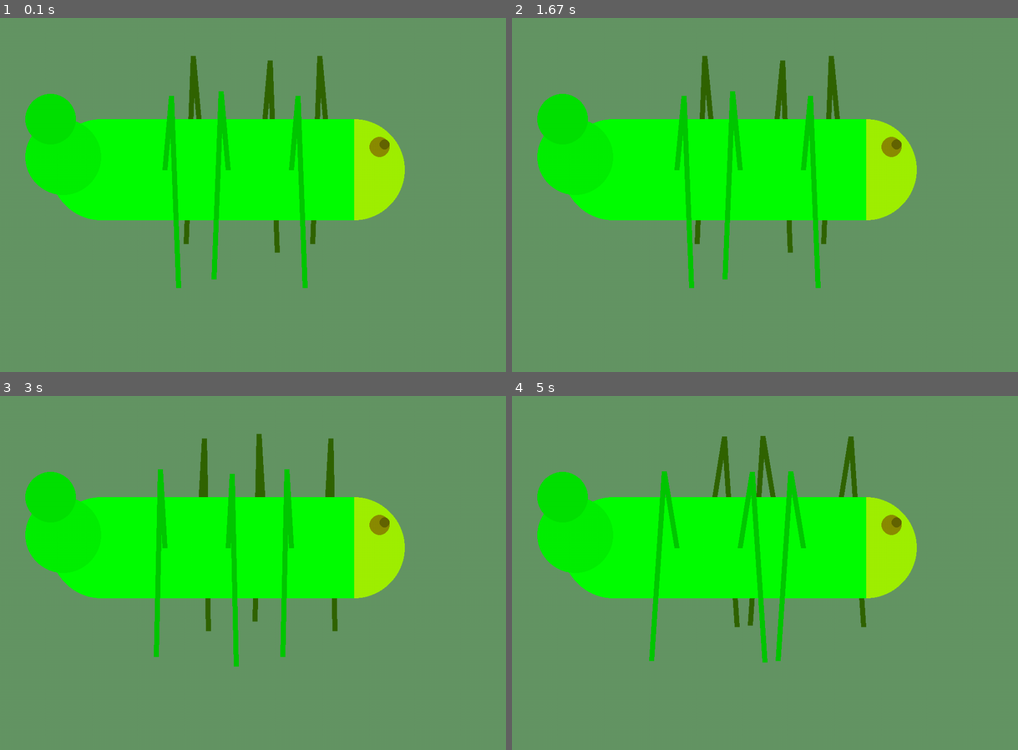
Above: before the commit, frames 1-4 (two rows, left to right).
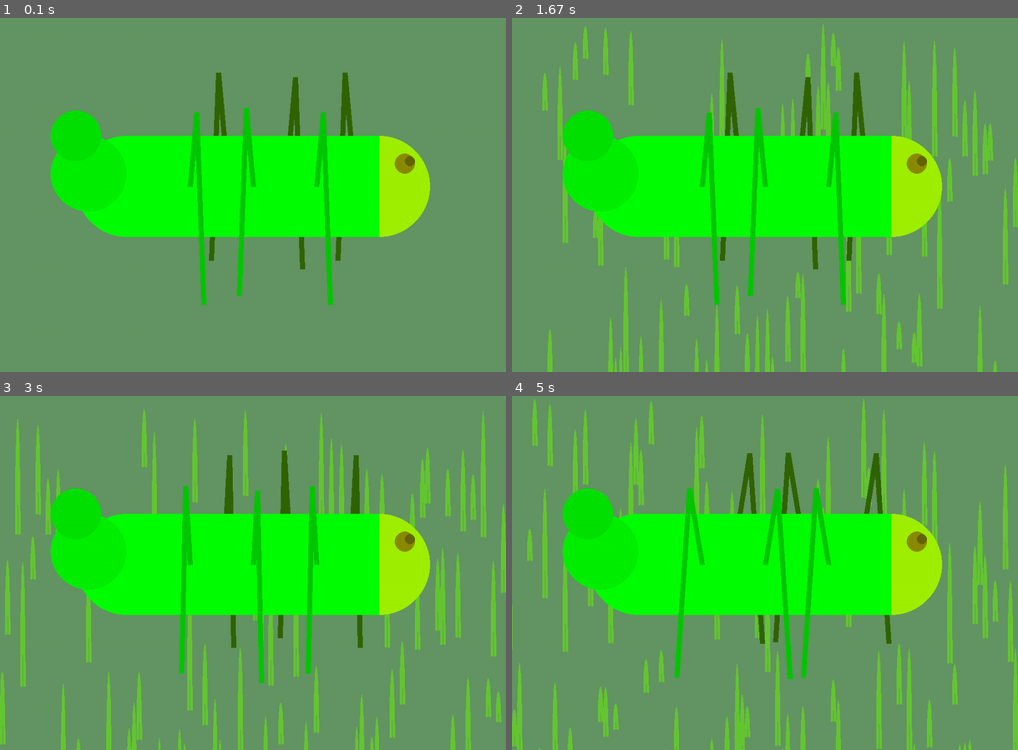
Above: after the commit, the same moments.

Repository: MattiaPiola/Nature-of-Code-Exercises
Game: pygame game, started from 3 - Oscillation/noc_3_7 - sinusoidal insect.py
Same seed, same stepped clock (60 frames per second), same inputs: the game is played once before the commit and once after it.
Inputs:
- Up to frame 1 (0.1 s): no input
- Up to frame 2 (1.67 s): no input
- Up to frame 3 (3 s): no input
- Up to frame 4 (5 s): no input

The runs differ from the first frame. In frame 1, 15% of the frame differs, in the area x 5-85%, y 10-82%; in frame 2, 22%; in frame 3, 22%; in frame 4, 23%, in the area x 0-100%, y 0-100%.

Commit message:
Added grass moving past, changed the window's caption.

Diff:
--- a/3 - Oscillation/noc_3_7 - sinusoidal insect.py
+++ b/3 - Oscillation/noc_3_7 - sinusoidal insect.py
@@ -6,10 +6,14 @@
 pygame.init()
 disp_sizes = (1000,700)
 display = pygame.display.set_mode(disp_sizes)
-pygame.display.set_caption("PYGAME")
+pygame.display.set_caption("INSEEEECT")
 still_on = True
 clock = pygame.time.Clock()
+back_grass = []
 objs = []
+front_grass = []
+
+velocity = 10
 
 
 class Leg():
@@ -39,10 +43,9 @@
         pygame.draw.lines(display, self.color, False, (self.joint, self.knee+self.move, self.foot+self.move*2), 10)
 
 
-
 class Insect():
     def __init__(self):
-        self.pos = np.array((200,200))
+        self.pos = np.array(np.divide(disp_sizes, (4,3)), dtype= "int32")
         self.leg_joints = np.empty((2))
         for i in range(3):
             joint = np.array([self.pos +((i+1)*500/4, 100)])
@@ -81,6 +84,18 @@
             leg.draw()
 
 
+class Blade():
+	def __init__(self, x, y, l):
+		self.pos = np.array([x, y])
+		self.length = l
+
+	def update(self):
+		self.pos = np.add(self.pos, (-velocity, 0))
+
+	def draw(self):
+		pygame.draw.arc(display, (100, 200, 50), (self.pos, (10,self.length)), 0, np.pi, 5)
+
+
 ins = Insect()
 objs.append(ins)
 
@@ -92,8 +107,31 @@
         # if event.type == pygame.MOUSEBUTTONUP:
             # pygame.image.save(display, "screenshot.png")
 
+    blade_chance = 0.9
+    randnum = random()
+    if randnum < blade_chance:
+        r_len = np.random.randint(100, 500)
+        if randnum < blade_chance/2:
+            r_y = np.random.randint(0, disp_sizes[1]/3 + 150)
+            blade = Blade(disp_sizes[0]+50, r_y, r_len)
+            back_grass.append(blade)
+        elif randnum > blade_chance/2:
+            r_y = np.random.randint(disp_sizes[1]/3 + 250, disp_sizes[1] + 50)
+            blade = Blade(disp_sizes[0]+50, r_y, r_len)
+            front_grass.append(blade)
+
+
+    for blade in back_grass:
+    	blade.update()
+    	blade.draw()
+
     for obj in objs:
         obj.update()
         obj.draw()
+
+    for blade in front_grass:
+    	blade.update()
+    	blade.draw()
+
     clock.tick(60)
     pygame.display.update()
